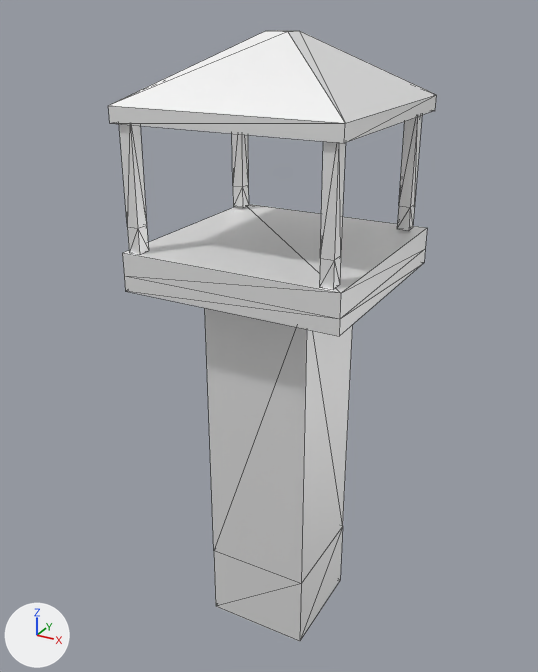
The glTF model 3d/FireTower.glb, before and after one commit.
Rendered twice from a 50 mm lens placed at (1.22, -2.55, 2.91), pointed at (-0.33, 0.29, 1.49). The lights are fixed; the arrows at lower left show +X, +Y and +Z. Mesh edges are drawn as thin lines. Where no turn or scale is listed for an object, it has been applied to the vertices. Vertices at the same position are counted once.

In view in the first picture: 'mergedBlocks'.
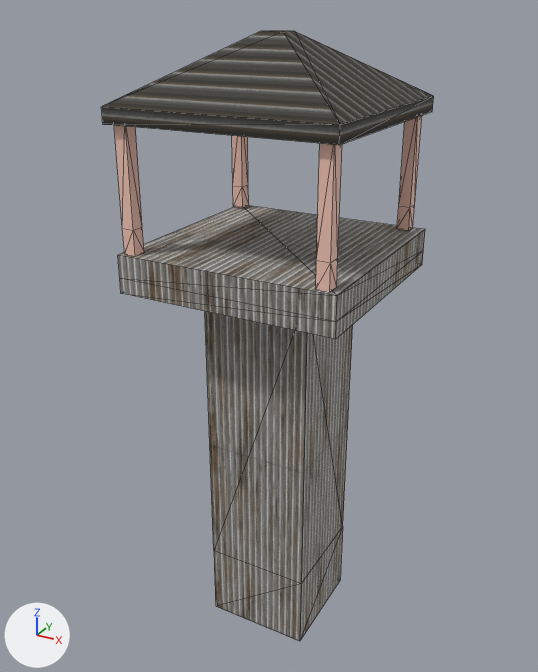
The newer file is also turned or shifted as a whole; pictures and numbers use the older file's frame.

Pixel boxes (x1, y1, x2, y2) of what changed, in the pictures (538 x 672 px; the box of a moved part takes in the faces that stretch with it):
'mergedBlocks', reshaped: before (108, 30, 437, 641); after (101, 31, 434, 641)
part 1 of me_mesh_0, moved or reshaped: before (122, 204, 427, 336); after (118, 206, 425, 339)
part 2 of me_mesh_0, moved or reshaped: before (119, 124, 149, 254); after (114, 125, 144, 256)
part 3 of me_mesh_0, moved or reshaped: before (319, 141, 346, 289); after (316, 143, 342, 292)
part 4 of me_mesh_0, moved or reshaped: before (108, 30, 437, 143); after (101, 31, 434, 145)
part 5 of me_mesh_0, recoloured: (205, 311, 353, 584) in both
part 6 of me_mesh_0, recoloured (grey to brown): (232, 115, 422, 207) in both
part 7 of me_mesh_0, recoloured: (214, 527, 343, 641) in both
part 8 of me_mesh_0, recoloured (grey to brown): (233, 185, 415, 230) in both

The change, as a diff of the scene's bpy script:
```diff
--- a/3d/FireTower.glb.py
+++ b/3d/FireTower.glb.py
@@ img_image_0 @@
+img_image_0 = load_image('Image_0', '_unpacked/Image_0', 512, 512, 'sRGB')
@@ img_image_1 @@
+img_image_1 = load_image('Image_1', '_unpacked/Image_1', 512, 512, 'sRGB')
@@ mat_custom6_clone @@
+mat_custom6_clone = bpy.data.materials.new('custom6(Clone)')
+# uses the picture img_image_0
@@ mat_custom3_clone @@
+mat_custom3_clone = principled_material('custom3(Clone)')
+mat_custom3_clone.base_color = (0.955, 0.665, 0.57)  # beige #fad5c7
+mat_custom3_clone.metallic = 0.5
+mat_custom3_clone.roughness = 0.85
@@ mat_custom5_clone @@
+mat_custom5_clone = bpy.data.materials.new('custom5(Clone)')
+# uses the picture img_image_1
@@ me_mesh_0 @@
 # used by ob_mergedblocks; location = (0.0, 0.0, 0.0)
-me_mesh_0.from_pydata(...)  # 84 vertices, 140 faces; spans x -0.78..0.23, y -0.2..0.8, z 0.0..2.83
-me_mesh_0.materials.append(mat_stone)  # white #ffffff
+me_mesh_0.from_pydata(...)  # 84 vertices, 140 faces; spans x -0.78..0.23, y -0.24..0.77, z 0.0..2.83
+# me_mesh_0 part 1: the loose piece of 12 vertices spanning x -0.77..0.23, y -0.2..0.8, z 1.8..1.97 is moved by (0.0, -0.03, 0.0), in mat_custom6_clone
+# me_mesh_0 part 2: the loose piece of 12 vertices spanning x -0.75..-0.69, y -0.18..-0.12, z 1.97..2.53 is moved by (0.0, -0.03, 0.0), in mat_custom3_clone (beige #fad5c7)
+# me_mesh_0 part 3: the loose piece of 12 vertices spanning x 0.13..0.19, y -0.18..-0.12, z 1.97..2.53 is moved by (0.0, -0.03, 0.0), in mat_custom3_clone (beige #fad5c7)
+# me_mesh_0 part 4: the loose piece of 12 vertices spanning x -0.78..0.22, y -0.2..0.8, z 2.5..2.83 is moved by (0.0, -0.04, 0.0), in mat_custom5_clone
+# me_mesh_0 part 5: 10 faces spanning x -0.5..0.0, y 0.0..0.5, z 0.37..1.85 switch from mat_bricks (white #ffffff) to mat_custom6_clone
+# me_mesh_0 part 6: 20 faces spanning x -0.76..0.18, y 0.68..0.74, z 2.09..2.52 switch from mat_bricks (white #ffffff) to mat_custom3_clone (beige #fad5c7)
+# me_mesh_0 part 7: 10 faces spanning x -0.5..0.0, y 0.0..0.5, z 0.0..0.37 switch from mat_bricksdark (white #ffffff) to mat_custom6_clone
+# me_mesh_0 part 8: 20 faces spanning x -0.76..0.18, y 0.68..0.74, z 1.98..2.09 switch from mat_bricksdark (white #ffffff) to mat_custom3_clone (beige #fad5c7)
+me_mesh_0.materials.append(mat_custom5_clone)
```
